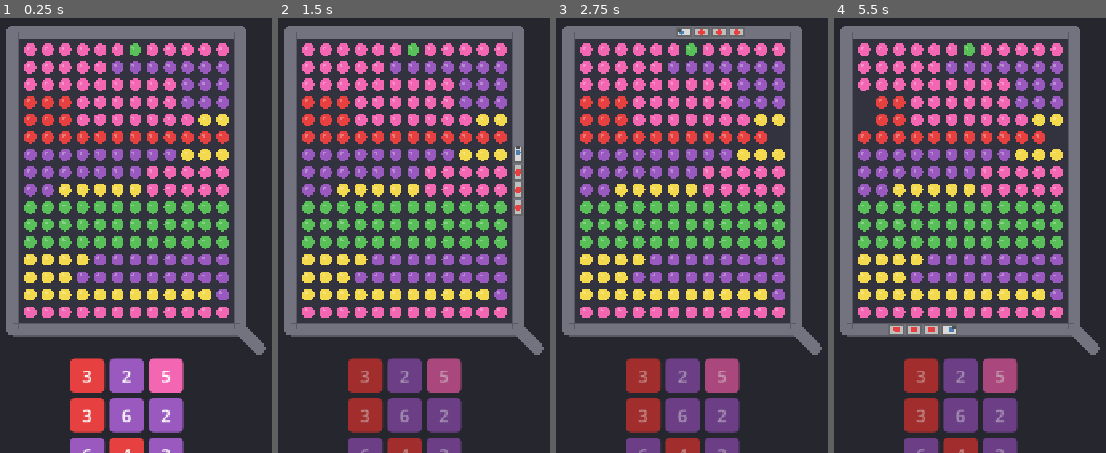
Above: before the commit, frames 1-4 (left to right).
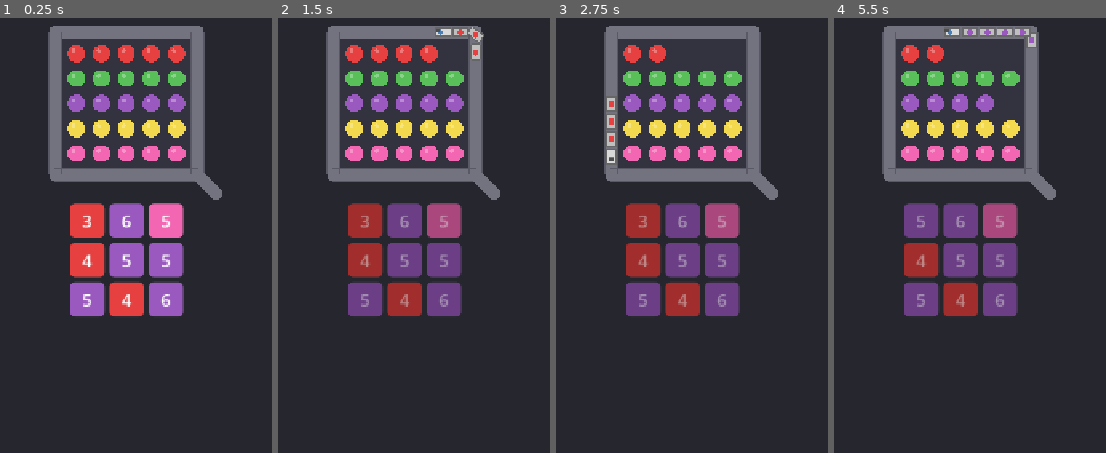
Above: after the commit, the same moments.

Repository: AeronPark/train-sort-jam
Game: Godot game, scene res://scenes/main.tscn
The game is run twice, just before and just after one commit, with the same random seed, the same clock (stepped at 60 frames per second) and the same inputs.
Inputs (mouse positions are in pixels of both pictures, inside the frame that each line leads up to):
- Up to frame 1 (0.25 s): no input
- Up to frame 2 (1.5 s): click "3" at 0.5 s; move the mouse to (outside the picture) at 1.27 s; click (outside the picture) at 1.42 s
- Up to frame 3 (2.75 s): move the mouse to (outside the picture) at 2.02 s; click (outside the picture) at 2.17 s
- Up to frame 4 (5.5 s): move the mouse to (1040, 131) at 2.77 s; click (1040, 131) at 2.92 s; move the mouse to (921, 318) at 3.52 s; click (921, 318) at 3.67 s; click (921, 218) at 4.25 s, where only the run after the commit has a clickable "5"; move the mouse to (outside the picture) at 5.02 s; click (outside the picture) at 5.17 s

The runs differ from the first frame. In frame 1, 49% of the frame differs, in the area x 2-98%, y 1-100%; in frame 2, 49%; in frame 3, 49%; in frame 4, 49%.

Commit message:
Easy test level: 5x5 grid with simple color rows
- Small 5x5 grid (was 12x16)
- Larger cells and dots for visibility
- One color per row - easy to clear
- Button counts 3-6 to match row sizes

Diff:
--- a/scripts/game_manager.gd
+++ b/scripts/game_manager.gd
@@ -1,10 +1,10 @@
 extends Node2D
 
-# Grid settings
-const GRID_COLS := 12
-const GRID_ROWS := 16
-const CELL_SIZE := 28
-const DOT_RADIUS := 10
+# Grid settings - EASY TEST LEVEL
+const GRID_COLS := 5
+const GRID_ROWS := 5
+const CELL_SIZE := 40
+const DOT_RADIUS := 14
 
 # Colors - matching reference
 const COLORS := ["magenta", "red", "purple", "green", "yellow"]
@@ -79,27 +79,20 @@
 func _init_grid() -> void:
 	grid.clear()
 
-	# Create color bands like reference
+	# Simple color bands for easy level
 	for row in range(GRID_ROWS):
 		var grid_row = []
 		var band_color: String
 
-		# Assign colors by row bands
-		if row < 3:
-			band_color = "magenta"
-		elif row < 6:
-			band_color = "red"
-		elif row < 9:
-			band_color = "purple"
-		elif row < 12:
-			band_color = "green"
-		else:
-			band_color = "yellow"
+		# Simple bands - one color per row for easy testing
+		match row:
+			0: band_color = "red"
+			1: band_color = "green"
+			2: band_color = "purple"
+			3: band_color = "yellow"
+			_: band_color = "magenta"
 
 		for col in range(GRID_COLS):
-			# Some mixing within bands
-			if randf() < 0.1:
-				band_color = COLORS[randi() % COLORS.size()]
 			grid_row.append(band_color)
 		grid.append(grid_row)
 
@@ -144,7 +137,7 @@
 
 func _make_random_button() -> Dictionary:
 	var color = COLORS[randi() % COLORS.size()]
-	var count = (randi() % 5) + 2  # 2 to 6
+	var count = (randi() % 4) + 3  # 3 to 6 - enough to clear a row
 	return {"color": color, "count": count}
 
 func _create_button_ui() -> void:
